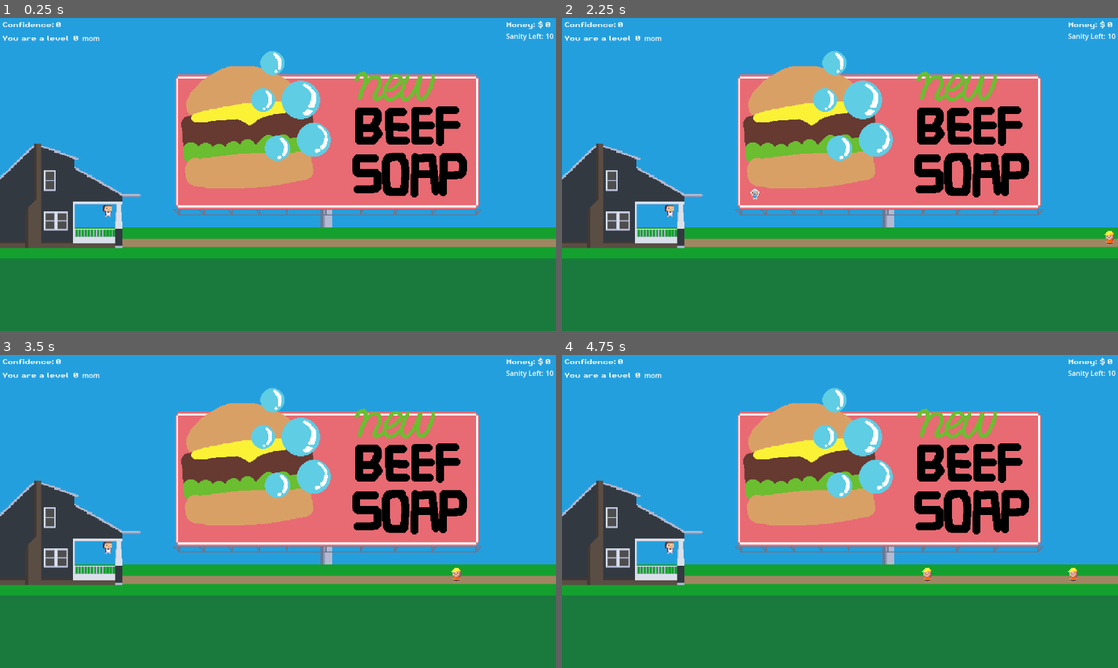
Above: before the commit, frames 1-4 (two rows, left to right).
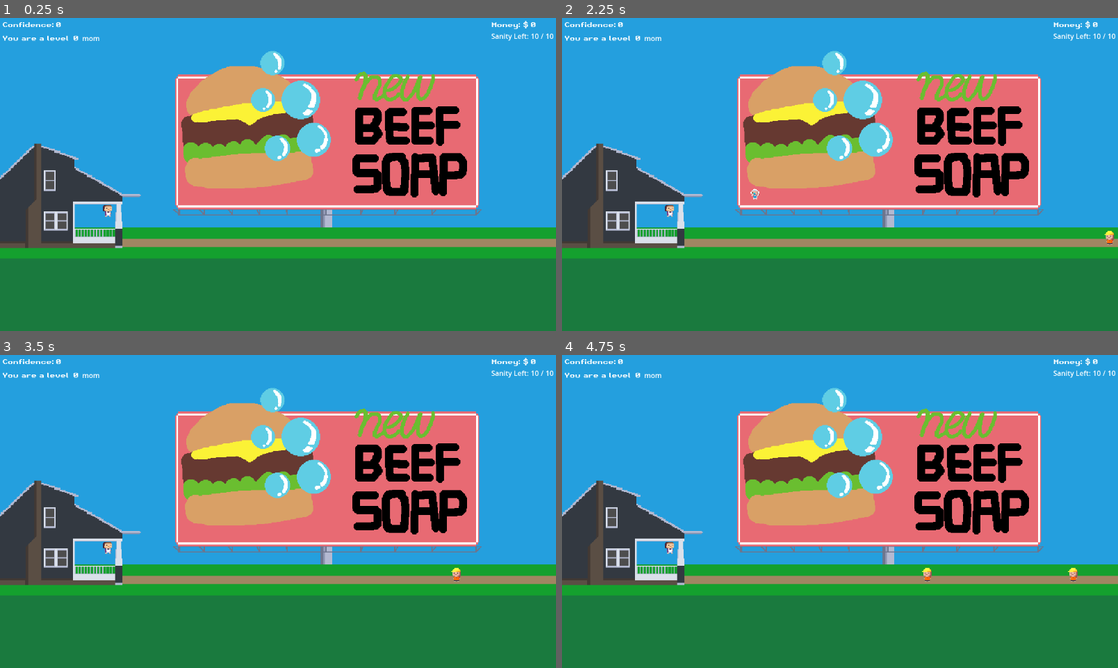
Above: after the commit, the same moments.

Repository: HypotheticalWhale/BabyThrowingSim
Game: Godot game, scene res://Scenes/Main.tscn
Two runs of this game, one before a commit and one after it. Both use one fixed random seed, a clock stepped at 60 frames per second and the inputs below.
Inputs (mouse positions are in pixels of both pictures, inside the frame that each line leads up to):
- Up to frame 1 (0.25 s): no input
- Up to frame 2 (2.25 s): tap Enter at 0.5 s; move the mouse to (962, 158) at 0.52 s; hold Space (shoot) 0.53-1.28 s; move the mouse to (728, 190) at 1.27 s; tap Space (shoot) at 1.35, 2 s; move the mouse to (895, 105) at 2.02 s; hold Space (shoot) from 2.03 s (still down)
- Up to frame 3 (3.5 s): move the mouse to (250, 574) at 2.77 s; release Space (shoot) at 2.78 s; tap Space (shoot) at 2.85 s
- Up to frame 4 (4.75 s): move the mouse to (1006, 558) at 3.52 s; hold Space (shoot) 3.53-4.28 s; move the mouse to (673, 464) at 4.27 s; tap Space (shoot) at 4.35 s

The runs differ from the first frame. In frame 1, 0.2% of the frame differs, in the area x 88-99%, y 0-8%; in frame 2, 0.2%; in frame 3, 0.2%; in frame 4, 0.2%.

Commit message:
max_health done

Diff:
--- a/UI/InGameOverlay.tscn
+++ b/UI/InGameOverlay.tscn
@@ -1,10 +1,11 @@
-[gd_scene load_steps=6 format=3 uid="uid://b5kwochsing33"]
+[gd_scene load_steps=7 format=3 uid="uid://b5kwochsing33"]
 
 [ext_resource type="Theme" uid="uid://b2bivy30xsq24" path="res://assets/PixelTheme.tres" id="1_5f5rg"]
 [ext_resource type="Script" path="res://UI/CurrentMoney.gd" id="1_058lx"]
 [ext_resource type="Script" path="res://UI/CurrentExp.gd" id="1_l5nsb"]
 [ext_resource type="Script" path="res://UI/CurrentHealth.gd" id="2_427qk"]
 [ext_resource type="Script" path="res://UI/CurrentLevel.gd" id="4_4y85q"]
+[ext_resource type="Script" path="res://UI/MaxHealth.gd" id="4_ovbsm"]
 
 [node name="InGameOverlay" type="CanvasLayer"]
 process_mode = 3
@@ -56,6 +57,15 @@
 text = "0"
 script = ExtResource("2_427qk")
 
+[node name="Label" type="Label" parent="TopRightContainer/HealthMargin/HealthContainer"]
+layout_mode = 2
+text = "/"
+
+[node name="MaxHealth" type="Label" parent="TopRightContainer/HealthMargin/HealthContainer"]
+layout_mode = 2
+text = "0"
+script = ExtResource("4_ovbsm")
+
 [node name="TopLeftContainer" type="VBoxContainer" parent="."]
 offset_right = 111.0
 offset_bottom = 55.0
--- a/UI/LevelUpOptions.gd
+++ b/UI/LevelUpOptions.gd
@@ -57,6 +57,11 @@
 # GET INPUT FROM PLAYER
 func _on_first_button_pressed():
 	current_run_upgrades[$VBoxContainer/HBoxContainer/FirstButton.current_skill] += 1
+	if $VBoxContainer/HBoxContainer/FirstButton.current_skill == "max-health":
+		print("upgrade max_health")
+
+		GlobalVars.current_health += 1
+		get_tree().current_scene.get_node("Player").MAX_HEALTH += 1
 	get_tree().current_scene.get_node("Player").current_run_upgrades = current_run_upgrades
 	reset_pick_options()
 	get_tree().paused = false
@@ -67,6 +72,10 @@
 
 func _on_second_button_pressed():
 	current_run_upgrades[$VBoxContainer/HBoxContainer/SecondButton.current_skill] += 1
+	if $VBoxContainer/HBoxContainer/SecondButton.current_skill == "max-health":
+		print("upgrade max_health")
+		GlobalVars.current_health += 1
+		get_tree().current_scene.get_node("Player").MAX_HEALTH += 1
 	get_tree().current_scene.get_node("Player").current_run_upgrades = current_run_upgrades
 	reset_pick_options()
 	get_tree().paused = false
@@ -77,6 +86,10 @@
 
 func _on_third_button_pressed():
 	current_run_upgrades[$VBoxContainer/HBoxContainer/ThirdButton.current_skill] += 1
+	if $VBoxContainer/HBoxContainer/ThirdButton.current_skill == "max-health":
+		print("upgrade max_health")
+		GlobalVars.current_health += 1
+		get_tree().current_scene.get_node("Player").MAX_HEALTH += 1
 	get_tree().current_scene.get_node("Player").current_run_upgrades = current_run_upgrades
 	reset_pick_options()
 	get_tree().paused = false
--- /dev/null
+++ b/UI/MaxHealth.gd
@@ -0,0 +1,11 @@
+extends Label
+
+
+# Called when the node enters the scene tree for the first time.
+func _ready():
+	pass # Replace with function body.
+
+
+# Called every frame. 'delta' is the elapsed time since the previous frame.
+func _process(delta):
+	text = str(get_tree().current_scene.get_node("Player").MAX_HEALTH)
